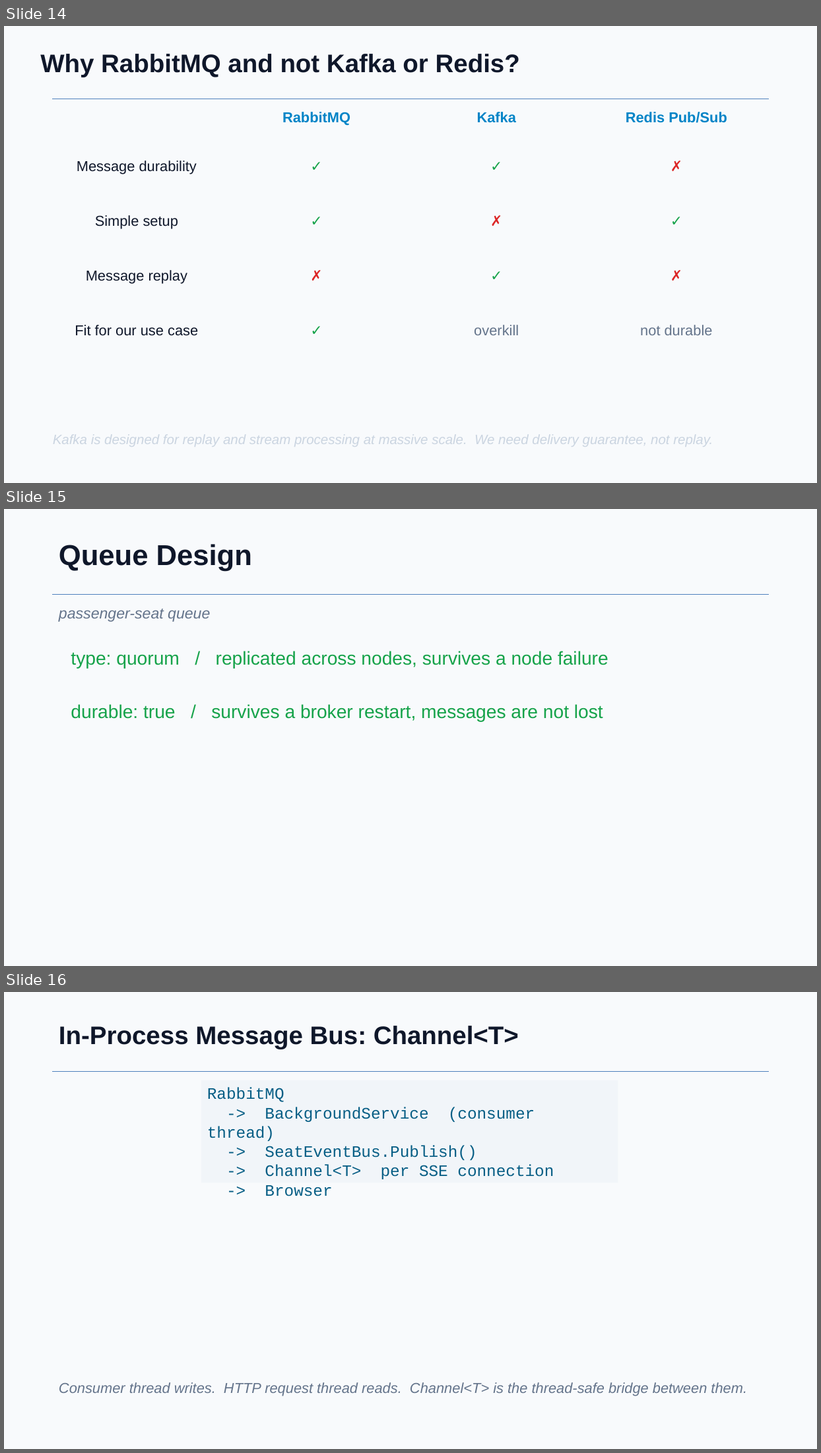
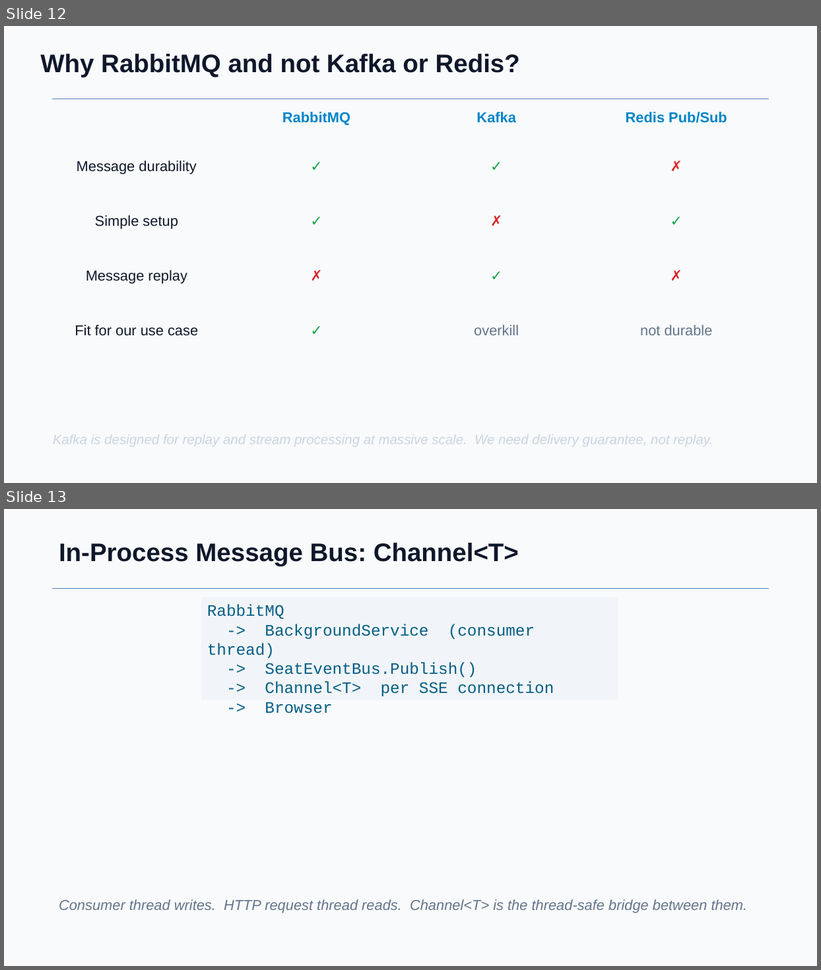
Before and after one commit to AhmadovMahammad/train-seat-monitor, a slide deck: docs/presentation.pptx. Shown one above the other, each under a label of ours: slides 14, 15 and 16 before the commit, slides 12 and 13 after it. The pictures are 821x1453 and 821x970 pixels, drawn with LibreOffice and Linux fonts; fonts in the diff are those of the drawing. Boxes give left, top, right and bottom in pixels: in the first picture for what was removed or moved away, otherwise in the second. Text is boxed around its words. In the diff, an @@ line names an element or a change of style, - is before the commit and + after.

```diff
--- a/docs/presentation.pptx
+++ b/docs/presentation.pptx
@@ slide 15 removed at [4, 509, 817, 966], background #F8FAFC @@
@@ text removed at [59, 544, 252, 571] @@
-Queue Design
@@ line removed from (53, 594) to (768, 594) @@
@@ text removed at [59, 609, 210, 622] @@
-passenger-seat queue
@@ text removed at [71, 651, 609, 669] @@
-type: quorum / replicated across nodes, survives a node failure
@@ text removed at [71, 704, 603, 722] @@
-durable: true / survives a broker restart, messages are not lost
@@ what was slide 14 is now slide 12 @@
@@ what was slide 16 is now slide 13 @@
```
Also in this commit, not shown: 1 slide changed, 5 other slides removed, 45 other files.
